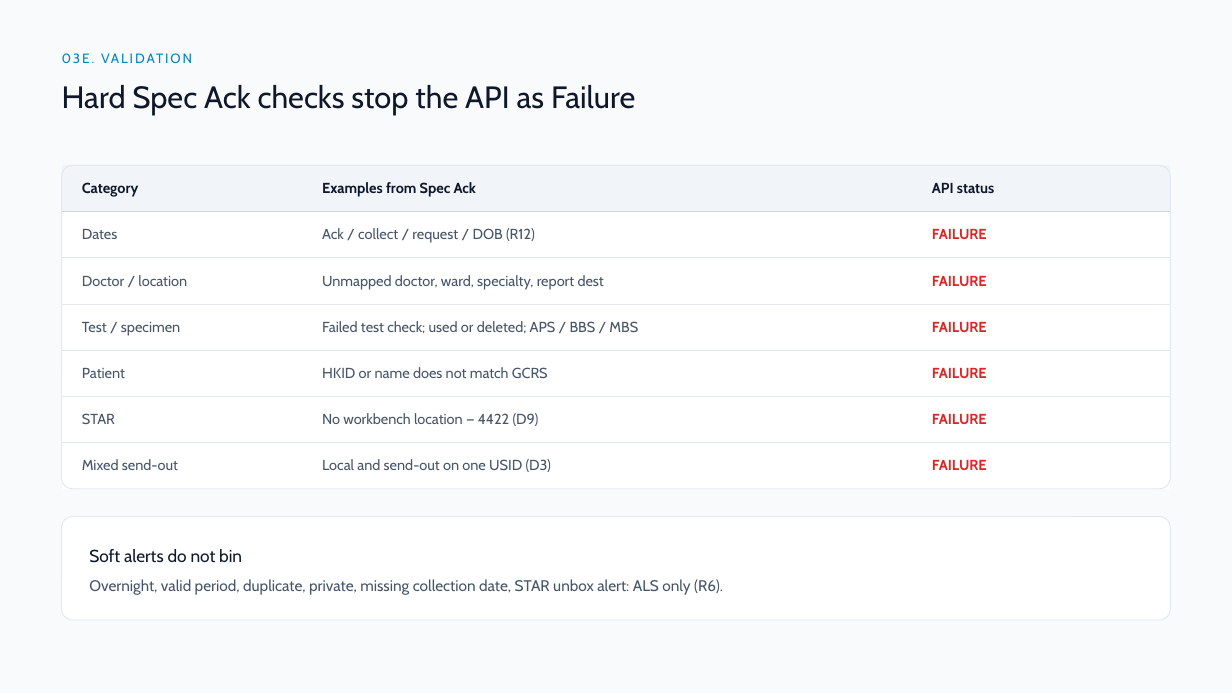
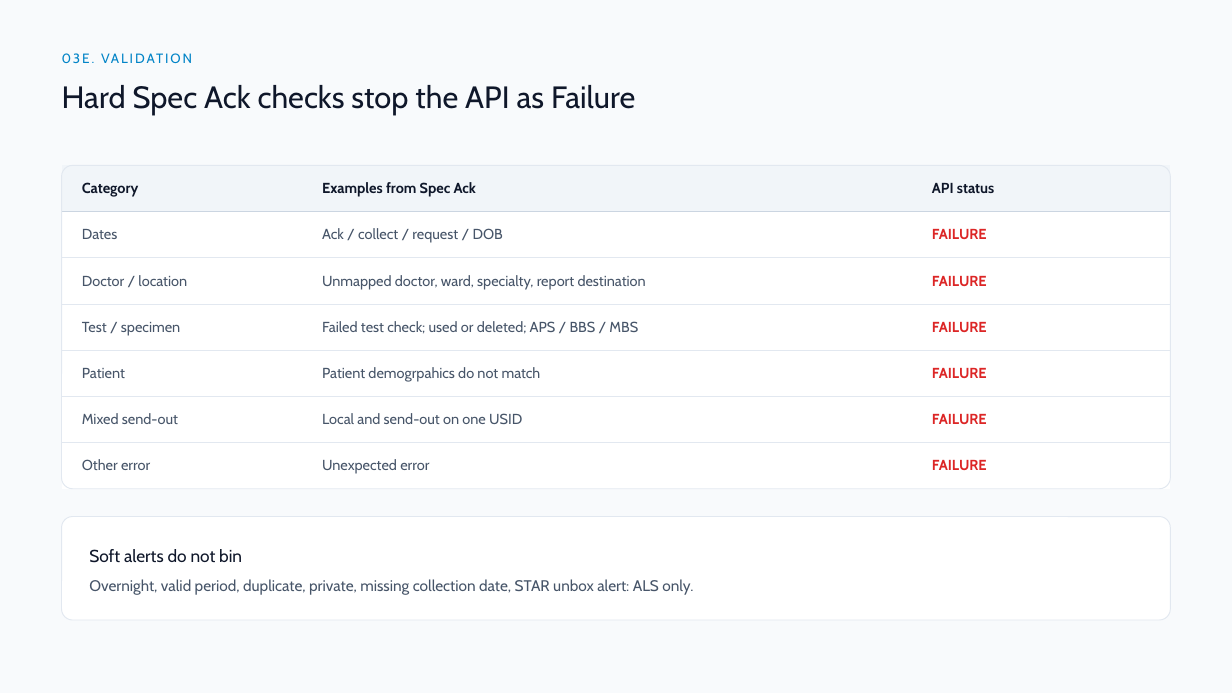
Before and after one commit to DragonChong/HA-Notes, a slide deck: slide 10 of SDLC/Projects/TMP-specimen-sorter-api — Specimen Sorter API/assets/Specimen Sorter API v3.pptx. Drawn at 1232x693 pixels with LibreOffice and Linux fonts; fonts in the diff are those of the drawing. Boxes give left, top, right and bottom in pixels: in the first picture for what was removed or moved away, otherwise in the second. Text is boxed around its words. In the diff, an @@ line names an element or a change of style, - is before the commit and + after.

```diff
--- a/SDLC/Projects/TMP-specimen-sorter-api — Specimen Sorter API/assets/Specimen Sorter API v3.pptx
+++ b/SDLC/Projects/TMP-specimen-sorter-api — Specimen Sorter API/assets/Specimen Sorter API v3.pptx
@@ table at (62,165,1171,478) @@
-row 2, column 2: Ack / collect / request / DOB (R12)
+row 2, column 2: Ack / collect / request / DOB
-row 3, column 2: Unmapped doctor, ward, specialty, report dest
+row 3, column 2: Unmapped doctor, ward, specialty, report destination
-row 5, column 2: HKID or name does not match GCRS
+row 5, column 2: Patient demogrpahics do not match
-row 6, column 1: STAR
+row 6, column 1: Mixed send-out
-row 6, column 2: No workbench location — 4422 (D9)
+row 6, column 2: Local and send-out on one USID
-row 7, column 1: Mixed send-out
+row 7, column 1: Other error
-row 7, column 2: Local and send-out on one USID (D3)
+row 7, column 2: Unexpected error
@@ text at (89,579,693,595): text changed @@
-Overnight, valid period, duplicate, private, missing collection date, STAR unbox alert: ALS only (R6).
+Overnight, valid period, duplicate, private, missing collection date, STAR unbox alert: ALS only.
```
Also in this commit, not shown: 6 other slides changed, 2 other files.
